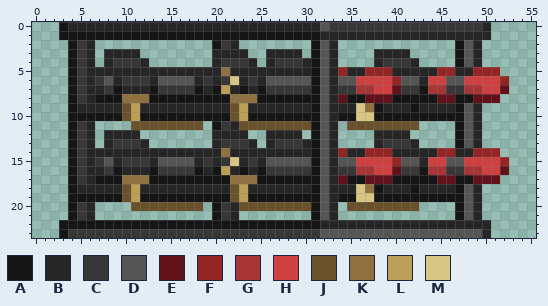
One commit to this pixel-art file: objects/knightfall/weapons/knightfall_rocketrack/knightfall_rocketrack.ase. The picture above was drawn from the file before the commit.
56x24 pixels, 1 frame.
Visible layers, top first: "Front Rack", "Rocket Front", "Rocket Back", "Backrack".
Palette (. is transparent): A #151515  B #262626  C #373737  D #555555  E #601119  F #932625  G #a73535  H #cf4141  J #69512b  K #8f7041  L #bb9f57  M #d8c784
Pixels before, first column x 3:
 0 ABBBBBBBBBBBBBBBBBBBBBBBBBBBBDCCCCCCCCCCCCCCCCCB..
 1 AAAAAAAAAAAAAAAAAAAAAAAAAAAAABBBBBBBBBBBBBBBBBBB..
 2 .ACB.............ACB........ADB.............ADB...
 3 .ACB.BBBB........BBBB..BBBB.ADB....BBBB.....ADB...
 4 .ACB.BCCCB.......BCCCB.BCCCBADB....BCCCB....ADB...
 5 .ACBBBBBBBBBBBBBBBKBBBBBBBBBADBFBBFFFBBBBBFFBBFFF.
 6 .ACBCDBCCCBDDDDBCBCMBCBDDDDDADBDDHHHHFDDBHHDDHHHHF
 7 .ACBBCABBBACCCCABALBABACCCCCADBCCGGHHECCAGGCCGGHHE
 8 .ACBAAAKKKAAAAAAAAAKKKAAAAAAADBEAAEEEAAAAAEEAAEEE.
 9 .ABBBBBJLBBBBBBBBBBJLBBBBBBBADBBBMKABBBABBBBADB...
10 .AAAAAAJLAAAAAAAAAAJLAAAAAAAADBAAMMAAAAAAAAAADB...
11 .ACB....JJJJJJJJ.ACBJJJJJJJJADB.JJJJJJJJ....ADB...
12 .ACB.BBBB........BBBB..BBBB.ADB....BBBB.....ADB...
13 .ACB.BCCCB.......BCCCB.BCCCBADB....BCCCB....ADB...
14 .ACBBBBBBBBBBBBBBBKBBBBBBBBBADBFBBFFFBBBBBFFBBFFF.
15 .ACBCDBCCCBDDDDBCBCMBCBDDDDDADBDDHHHHFDDBHHDDHHHHF
16 .ACBBCABBBACCCCABALBABACCCCCADBCCGGHHECCAGGCCGGHHE
17 .ACBAAAKKKAAAAAAAAAKKKAAAAAAADBEAAEEEAAAAAEEAAEEE.
18 .ABBBBBJLBBBBBBBBBBJLBBBBBBBADBBBMKABBBABBBBADB...
19 .AAAAAAJLAAAAAAAAAAJLAAAAAAAADBAAMMAAAAAAAAAADB...
20 .ACB....JJJJJJJJ.ACBJJJJJJJJADB.JJJJJJJJ....ADB...
21 .ACB.............ACB........ADB.............ADB...
22 AAAAAAAAAAAAAAAAAAAAAAAAAAAAABBBBBBBBBBBBBBBBBBB..
23 ACCCCCCCCCCCCCCCCCCCCCCCCCCCCDDDDDDDDDDDDDDDDDDB..
After the commit:
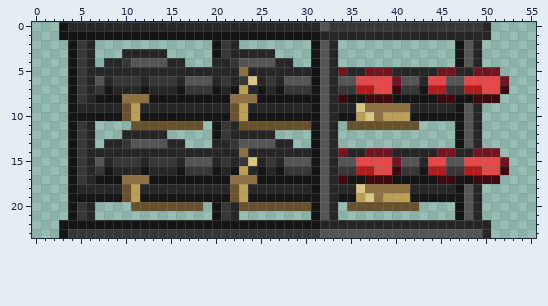
The edit:
colour E: #601119 -> #3e0a0f
colour F: #932625 -> #711620
colour G: #a73535 -> #b31c1c
colour H: #cf4141 -> #e44949
Layers "Front Rack", "Rocket Front", "Rocket Back":
y 3: x 8..9 BB -> ..; x 12..14 ... -> BBB; x 20..21 BB -> AC; x 24..25 .. -> BB; x 27..29 BBB -> ...; x 38..41 BBBB -> ....
y 4: x 9 C -> B; x 11..16 CB.... -> DDDDBB; x 21 C -> B; x 23..30 CB.BCCCB -> DDDDBB..; x 38..42 BCCCB -> .....
y 5: x 21 K -> B; x 23 B -> K
y 6: x 7..9 CDB -> DBC; x 12..16 CBDDD -> BCCCB; x 18..19 BC -> DD; x 22..24 MBC -> BCM; x 26..27 DD -> CB
y 7: x 7..9 BCA -> CAB; x 12..16 BACCC -> ABBBA; x 18..19 AB -> CC; x 21..23 LBA -> BAL; x 26..27 CC -> BA
y 9: x 38..42 ABBBA -> KKKKB
y 10: x 36 M -> L; x 38..41 AAAA -> KLLL
y 12: x 8..9 BB -> ..; x 12..14 ... -> BBB; x 20..21 BB -> AC; x 24..25 .. -> BB; x 27..29 BBB -> ...; x 38..41 BBBB -> ....
y 13: x 9 C -> B; x 11..16 CB.... -> DDDDBB; x 21 C -> B; x 23..30 CB.BCCCB -> DDDDBB..; x 38..42 BCCCB -> .....
y 14: x 21 K -> B; x 23 B -> K
y 15: x 7..9 CDB -> DBC; x 12..16 CBDDD -> BCCCB; x 18..19 BC -> DD; x 22..24 MBC -> BCM; x 26..27 DD -> CB
y 16: x 7..9 BCA -> CAB; x 12..16 BACCC -> ABBBA; x 18..19 AB -> CC; x 21..23 LBA -> BAL; x 26..27 CC -> BA
y 18: x 38..42 ABBBA -> KKKKB
y 19: x 36 M -> L; x 38..41 AAAA -> KLLL
